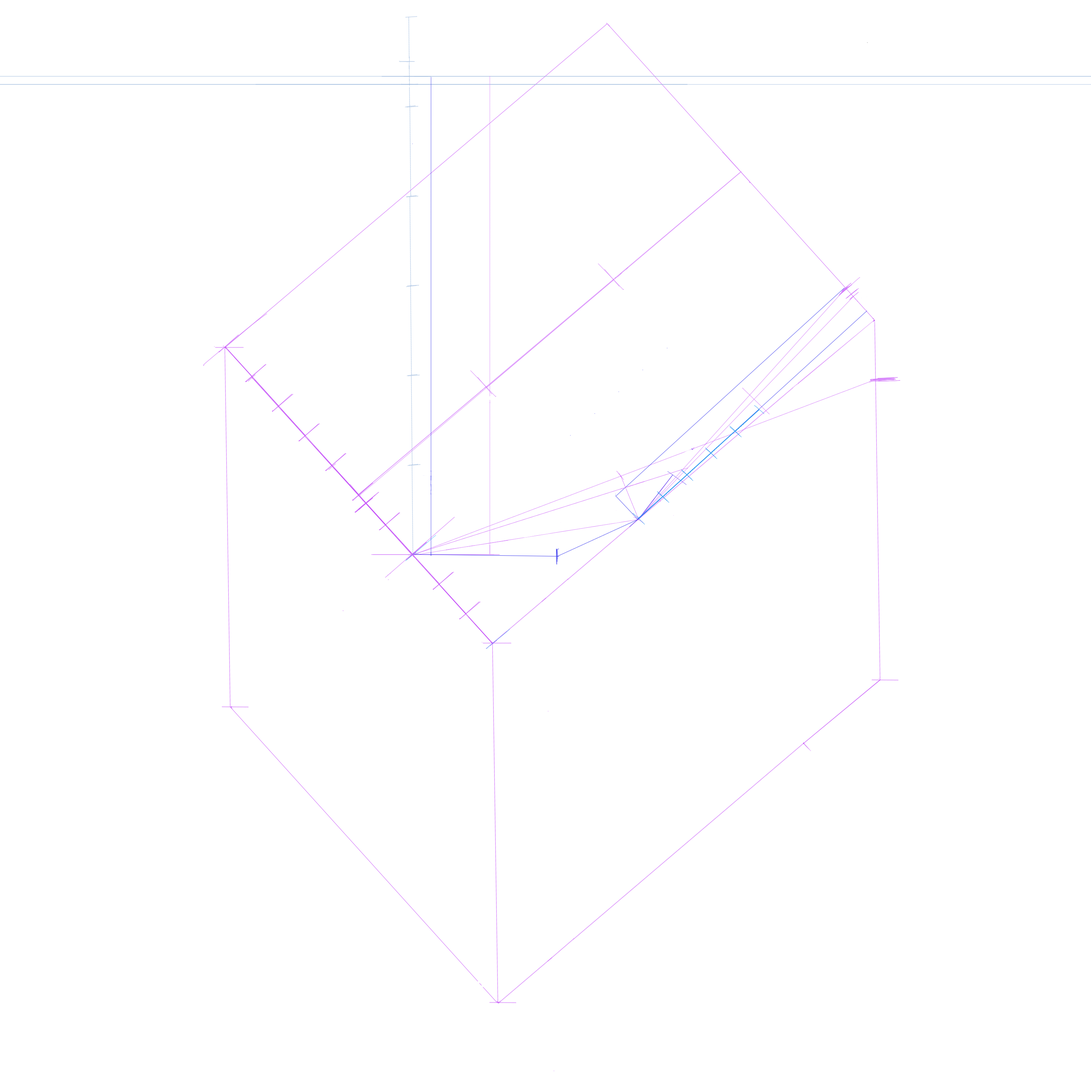
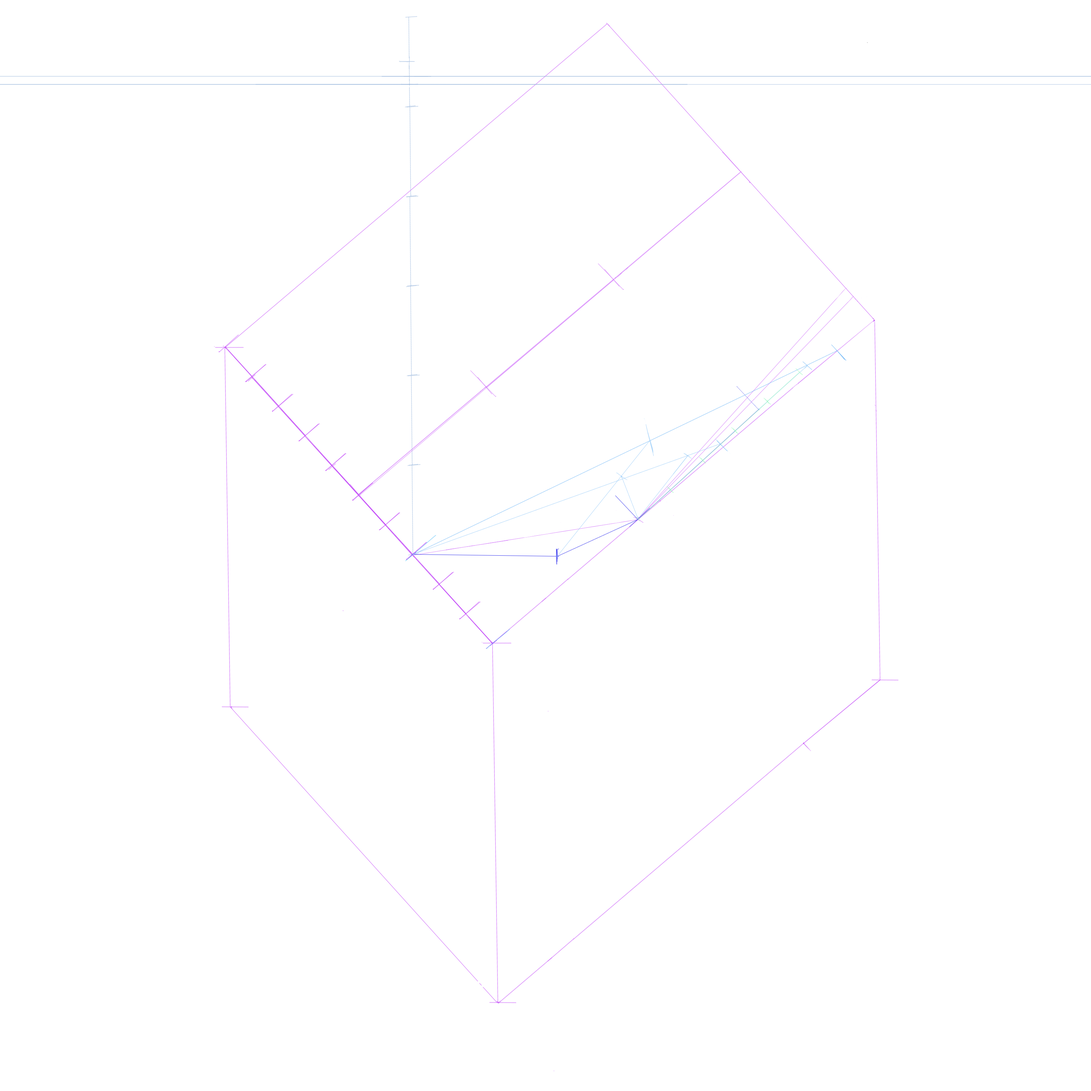
Comparing the layer stacks of the two (1091, 1091) images. Changes:
removed layer "Layer 42" over <box>570,347,765,526</box>
added layer "Layer 58" above "Layer 56" over <box>765,368,804,405</box>
added layer "Layer 55" above "Layer 54" over <box>668,456,707,494</box>
added layer "Layer 54" above "Layer 53" over <box>635,486,675,524</box>
added layer "Layer 51" above "Layer 50" over <box>555,418,655,558</box>
added layer "Layer 50" above "Layer 57" over <box>412,438,732,557</box>
added layer "Layer 57" above "Layer 47" over <box>733,397,772,435</box>
renamed "Layer 30" to "Layer 47", painted on it over <box>412,76,847,557</box>
added group "Layer 46 - Smart Object Group" with 20 layers above "Thước 5 - 6" over <box>203,151,878,581</box>
added layer "Layer 49" in group "Layer 46 - Smart Object Group" over <box>753,361,813,411</box>
hid "Layer 33", moved it into group "Layer 46 - Smart Object Group" over <box>203,313,689,581</box>
moved "Layer 29" into group "Layer 46 - Smart Object Group" over <box>556,519,639,558</box>
removed layer "Layer 22" over <box>371,75,501,556</box>
removed layer "Layer 37" over <box>615,287,846,497</box>
moved "Layer 26" into group "Layer 46 - Smart Object Group", painted on it over <box>638,310,868,520</box>
moved "Layer 15" into group "Layer 46 - Smart Object Group", painted on it over <box>638,277,868,521</box>
moved "Layer 14" into group "Layer 46 - Smart Object Group" over <box>359,151,751,502</box>
moved "Layer 9" into group "Layer 46 - Smart Object Group", painted on it over <box>637,277,860,521</box>
moved "Layer 7" into group "Layer 46 - Smart Object Group", painted on it over <box>410,287,901,556</box>
moved "Layer 2" into group "Layer 46 - Smart Object Group" over <box>412,499,670,556</box>
moved "Thước 3 - 3" into group "Layer 46 - Smart Object Group" over <box>304,374,511,581</box>
moved "Thước" into group "Layer 46 - Smart Object Group" over <box>216,334,508,581</box>
…and 6 more changes (3 added, 3 stack)
